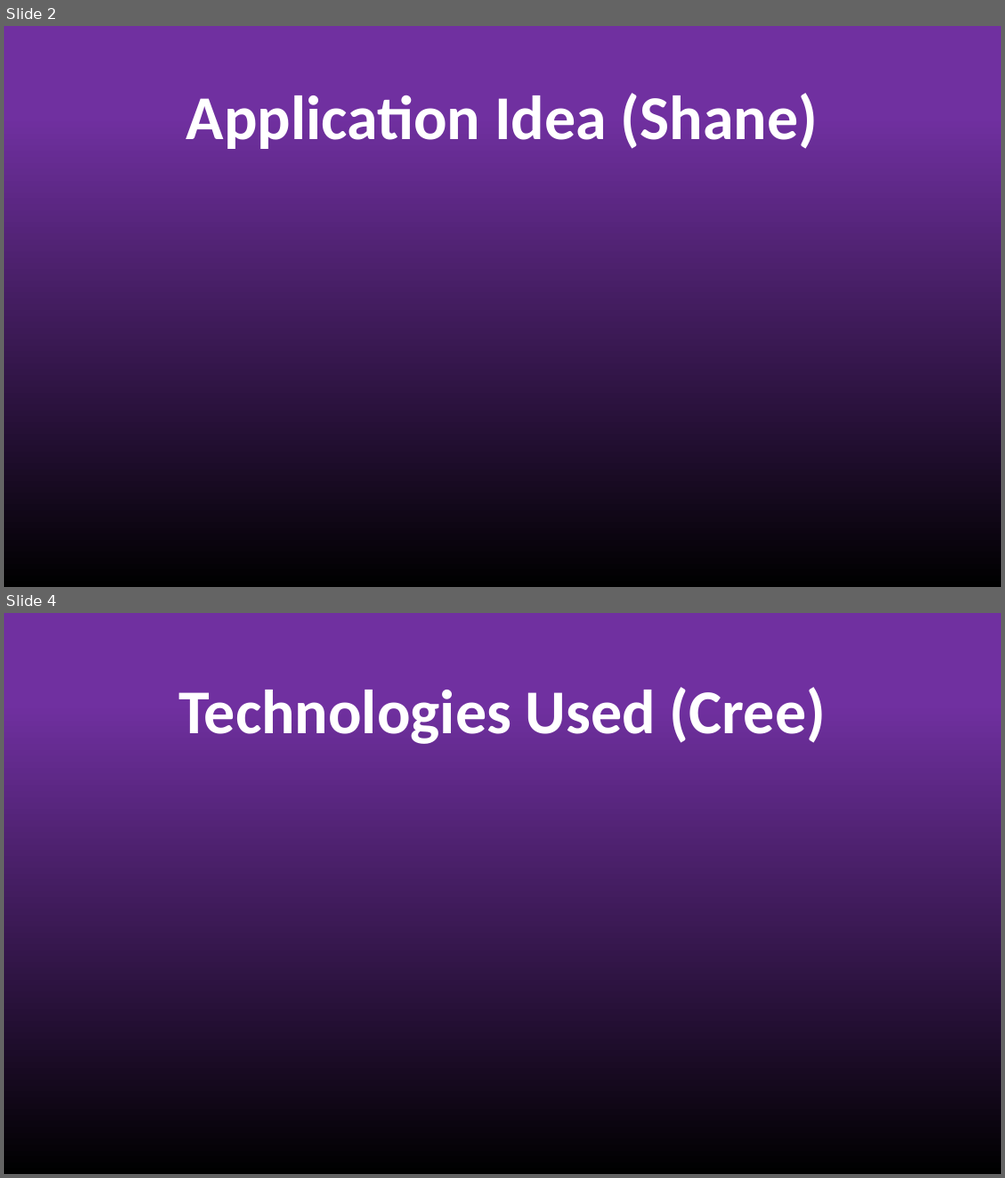
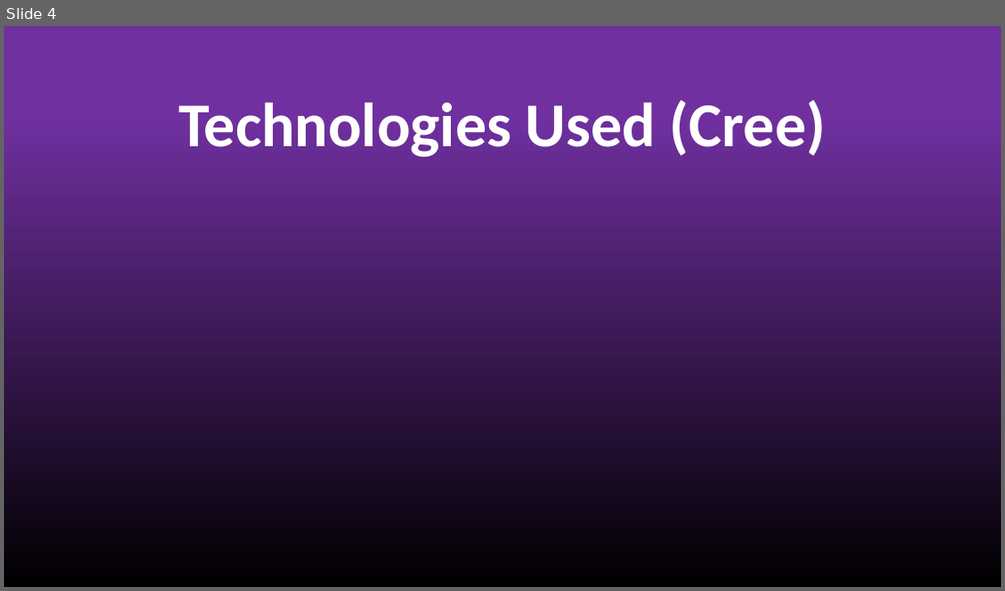
Before and after one commit to shanem1996/Plague_Panic, a slide deck: MIDPOINT PRESENTATION/MidPoint Presentation.pptx. Shown one above the other, each under a label of ours: slides 2 and 4 before the commit, slide 4 after it; the slides between them are not shown. The pictures are 1005x1178 and 1005x591 pixels, drawn with LibreOffice and Linux fonts; fonts in the diff are those of the drawing. Boxes give left, top, right and bottom in pixels: in the first picture for what was removed or moved away, otherwise in the second. Text is boxed around its words. In the diff, an @@ line names an element or a change of style, - is before the commit and + after.

Commit message:
Shane's presentation completed

```diff
--- a/MIDPOINT PRESENTATION/MidPoint Presentation.pptx
+++ b/MIDPOINT PRESENTATION/MidPoint Presentation.pptx
@@ slide 2 removed at box(4, 26, 1001, 587), background gradient #7030A0 to #000000 @@
@@ title removed at box(186, 93, 817, 149) @@
-Application Idea (Shane)
```
Also in this commit, not shown: 2 slides changed, 1 slide added, 2 other files.
